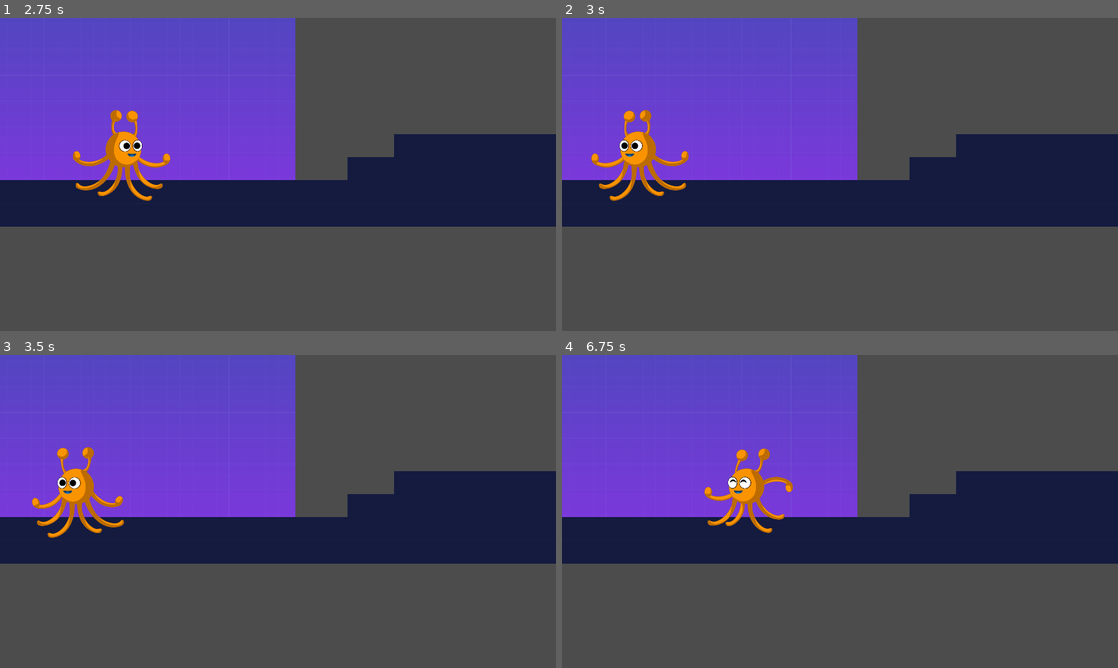
Above: before the commit, frames 1-4 (two rows, left to right).
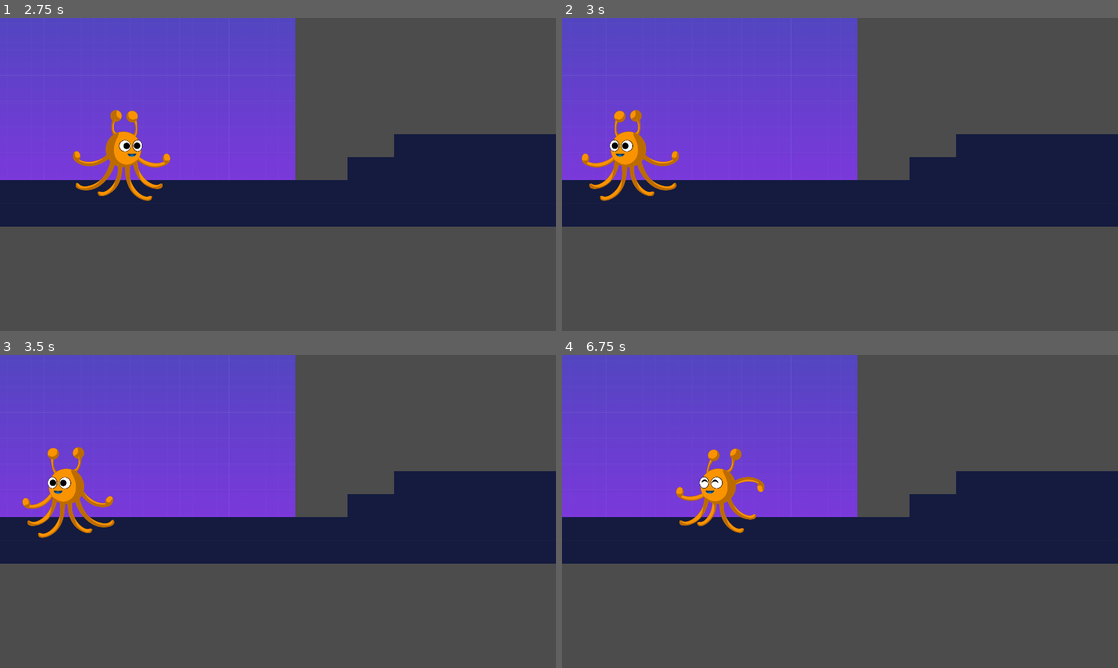
Above: after the commit, the same moments.

Repository: kigari94/IAS
Game: Godot game, scene res://src/Levels/Level01.tscn
Same seed, same stepped clock (60 frames per second), same inputs: the game is played once before the commit and once after it. This scene is started directly instead of the project's main scene.
Inputs:
- Up to frame 1 (2.75 s): hold W (jump) 0.53-1.28 s; hold D (move_right) 0.53-2.03 s; tap Space (attack) at 1.35 s; tap W (jump) at 1.52, 1.55, 1.82, 2.3 s; hold A (move_left) from 2.03 s (still down); hold Keypad Enter (attack_p2) from 2.03 s (still down)
- Up to frame 2 (3 s): release A (move_left) at 2.78 s; release Keypad Enter (attack_p2) at 2.78 s; hold D (move_right) from 2.78 s (still down); tap Left (move_left_p2) at 2.85 s
- Up to frame 3 (3.5 s): keep holding D (move_right); tap W (jump) at 3.02, 3.05, 3.32 s
- Up to frame 4 (6.75 s): tap Enter at 3.5 s; hold Right (move_right_p2) 3.53-4.28 s; tap W (jump) at 3.77, 3.8, 4.07, 4.35, 4.52, 4.82, 5.3, 6.02, 6.05, 6.32 s; release D (move_right) at 4.28 s; hold A (move_left) 4.28-5.03 s; hold D (move_right) 5.03-5.78 s; hold Space (attack) 5.03-5.78 s; hold A (move_left) from 5.78 s (still down); tap Keypad Enter (attack_p2) at 5.85 s; hold Left (move_left_p2) from 6.53 s (still down)

Frame 1 is identical in both runs. In frame 2, 2.0% of the frame differs, in the area x 3-23%, y 29-59%; in frame 3, 2.0%; in frame 4, 2.2%, in the area x 20-42%, y 29-57%.
Error before the commit: Attempt to call function 'get_position' in base 'null instance' on a null instance. (res://src/Actors/Player.gd:195)
Error after the commit: Attempt to call function 'get_position' in base 'null instance' on a null instance. (res://src/Actors/Player.gd:203)

Commit message:
added functions to player 2

Diff:
--- a/src/Actors/Player.gd
+++ b/src/Actors/Player.gd
@@ -100,16 +100,17 @@
 		punchSound.play()
 
 func _on_AnimationPlayer_animation_finished(anim_name):
-	print(anim_name)
+	#print(anim_name)
 	if anim_name == "Fight_Animation":
-		print("fight end")
+		#print("fight end")
 		player_weapon.queue_free()
 		_current_state = _STATES.IDLE
 	if anim_name == "Run_Animation":
-		print("run_end")
+		#print("run_end")
 		_current_state = _STATES.IDLE
 	if anim_name == "Idle_Animation":
-		print("Idle end")
+		pass
+		#print("Idle end")
 
 
 # Calculating a Vector2, from the user inputs, as direction value for the player
@@ -142,8 +143,12 @@
 	input_enabled = false
 	_current_state = _STATES.DEATH
 	$Timer.start()
-	main_camera.set_target(2)
-	PlayerData.playerOneActive = false
+	if name == "Player":
+		main_camera.set_target(2)
+		PlayerData.playerOneActive = false
+	elif name == "Player2":
+		main_camera.set_target(1)
+		PlayerData.playerOneActive = true
 	#TODO Death animation
 	animation.play("Death_Animation")
 	deathSound.play()
@@ -155,7 +160,10 @@
 #TODO: need to finde a way to calculate a good respawn position
 	var new_position = Vector2()
 	screen_position = main_camera.get_position()
-	new_position.x = screen_position.x - 6000
+	if name == "Player":
+		new_position.x = screen_position.x - 6000
+	elif name == "Player2":
+		new_position.x = screen_position.x + 6000
 	new_position.y = screen_position.y - 3000
 	return  new_position
 
@@ -171,12 +179,12 @@
 	if ray.get_collider() == null:
 		new_position.x += 1000
 		self.position = Vector2(new_position.x ,new_position.y)
-		print(abs(ray.get_collision_point().y - self.position.y))
+		#print(abs(ray.get_collision_point().y - self.position.y))
 	ray.force_raycast_update()
 	print("collision point: ",ray.get_collision_point().y," - player position: ",self.position.y)
 	while abs(ray.get_collision_point().y - self.position.y)  < 512:
 		ray.force_raycast_update()
-		print(abs(ray.get_collision_point().y - self.position.y))
+		#print(abs(ray.get_collision_point().y - self.position.y))
 		new_position.y += 128
 		self.position = Vector2(new_position.x ,new_position.y)
 	input_enabled = true
--- a/src/Actors/Player2.gd
+++ b/src/Actors/Player2.gd
@@ -2,6 +2,8 @@
 
 export var weapon_scene_path: = "res://src/Objects/Weapon.tscn"
 export(NodePath) var camera
+
+export var boost_speed = 3000
 
 var main_camera =  null
 var player_weapon = null
@@ -9,6 +11,7 @@
 var screen_position = null
 
 onready var animation = $AnimationPlayer
+onready var ray = $RayCastDown
 
 
 var jumpSound: AudioStreamPlayer
@@ -19,19 +22,23 @@
 func _ready() -> void:
 	# Sound init
 	jumpSound = AudioStreamPlayer.new()
+	jumpSound.bus = "Sounds"
 	add_child(jumpSound)
 	#jumpSound.stream = preload("res://assets/Sounds/pop.wav")
 	jumpSound.stream = preload("res://assets/Sounds/JUMP/cartoon-jump-6462.mp3")
 
 	punchSound = AudioStreamPlayer.new()
+	punchSound.bus = "Sounds"
 	add_child(punchSound)
 	punchSound.stream = preload("res://assets/Sounds/FIGHT/punch-2-37333.mp3")
 
 	deathSound = AudioStreamPlayer.new()
+	deathSound.bus = "Sounds"
 	add_child(deathSound)
 	deathSound.stream = preload("res://assets/Sounds/TRAPS/negative_beeps-6008.mp3")
 
 	respawnSound = AudioStreamPlayer.new()
+	respawnSound.bus = "Sounds"
 	add_child(respawnSound)
 	respawnSound.stream = preload("res://assets/Sounds/JUMP/dramatic-sound-effect-01-144470_RESPAWN.mp3")
 
@@ -44,6 +51,7 @@
 
 # Godot function that handels physics calculations, it is called every frame
 func _physics_process(_delta: float) -> void:
+	death_out_of_screen()
 	var is_jump_interrupted: = Input.is_action_just_released("jump_p2") and _velocity.y < 0.0
 	var direction: = get_direction()
 	facing_direction(direction.x)
@@ -54,7 +62,7 @@
 	if direction == Vector2(0,0) and _current_state != _STATES.ATTACK and _current_state != _STATES.DEATH:
 		_current_state = _STATES.IDLE
 
-	if _current_state == _STATES.IDLE  and self.is_on_floor():
+	if _current_state == _STATES.IDLE and self.is_on_floor():
 		animation.play("Idle_Animation")
 
 	# Jump Animation + play jump sound
@@ -64,11 +72,19 @@
 
 
 	# Run Animation
-	if ((direction.x < 0 or direction.x > 0) and _current_state != _STATES.ATTACK and self.is_on_floor()):
+	if ((direction.x < 0 or direction.x > 0) and _current_state != _STATES.ATTACK and _current_state != _STATES.DEATH and self.is_on_floor()):
 		#print("run")
 		_current_state = _STATES.MOVE
 		animation.play("Run_Animation")
 
+	# Higher run speed as hunter
+	if PlayerData.playerOneActive == true:
+		speed.x = boost_speed
+	else:
+		speed.x = 3000
+
+	# Raycast for Ground detection
+	#print(ray.is_colliding()," Point: ", ray.get_collision_point(),"Normal: ", ray.get_collision_normal(), " Collider: ", ray.get_collider())
 
 
 func _input(event: InputEvent) -> void:
@@ -84,16 +100,17 @@
 		punchSound.play()
 
 func _on_AnimationPlayer_animation_finished(anim_name):
-	print(anim_name)
+	#print(anim_name)
 	if anim_name == "Fight_Animation":
-		print("fight end")
+		#print("fight end")
 		player_weapon.queue_free()
 		_current_state = _STATES.IDLE
 	if anim_name == "Run_Animation":
-		print("run_end")
+		#print("run_end")
 		_current_state = _STATES.IDLE
 	if anim_name == "Idle_Animation":
-		print("Idle end")
+		pass
+		#print("Idle end")
 
 
 # Calculating a Vector2, from the user inputs, as direction value for the player
@@ -126,8 +143,12 @@
 	input_enabled = false
 	_current_state = _STATES.DEATH
 	$Timer.start()
-	main_camera.set_target(1)
-	PlayerData.playerOneActive = true
+	if name == "Player":
+		main_camera.set_target(2)
+		PlayerData.playerOneActive = false
+	elif name == "Player2":
+		main_camera.set_target(1)
+		PlayerData.playerOneActive = true
 	#TODO Death animation
 	animation.play("Death_Animation")
 	deathSound.play()
@@ -139,9 +160,11 @@
 #TODO: need to finde a way to calculate a good respawn position
 	var new_position = Vector2()
 	screen_position = main_camera.get_position()
-	new_position.x = screen_position.x + 6000
-	new_position.y = screen_position.y
-
+	if name == "Player":
+		new_position.x = screen_position.x - 6000
+	elif name == "Player2":
+		new_position.x = screen_position.x + 6000
+	new_position.y = screen_position.y - 3000
 	return  new_position
 
 func respawn() -> void :
@@ -149,19 +172,34 @@
 	# play respawn sound
 	var new_position = respawn_position()
 	respawnSound.play()
-	for y in range(3000,3030):
-		print(is_on_floor())
-		if is_on_floor() == false:
-			print("hello")
-			break
-		self.position = Vector2(new_position.x,-y)
+	self.position = Vector2(new_position.x ,new_position.y)
+	ray.force_raycast_update()
+	#print(ray.get_collider(), ray.get_collision_point())
+	print(ray.get_collision_point().y - self.position.y)
+	if ray.get_collider() == null:
+		new_position.x += 1000
+		self.position = Vector2(new_position.x ,new_position.y)
+		#print(abs(ray.get_collision_point().y - self.position.y))
+	ray.force_raycast_update()
+	print("collision point: ",ray.get_collision_point().y," - player position: ",self.position.y)
+	while abs(ray.get_collision_point().y - self.position.y)  < 512:
+		ray.force_raycast_update()
+		#print(abs(ray.get_collision_point().y - self.position.y))
+		new_position.y += 128
+		self.position = Vector2(new_position.x ,new_position.y)
 	input_enabled = true
 	_current_state = _STATES.IDLE
 
+
 func facing_direction(direction: float) -> void:
-	if direction > 0.0:
+	if direction > 0.0 and input_enabled:
 		#$WeaponSpawnLocation.scale.x = 1.0
 		self.scale.x = self.scale.y * 1
-	elif direction < 0.0:
+	elif direction < 0.0 and input_enabled:
 		#$WeaponSpawnLocation.scale.x = -1.0
 		self.scale.x = self.scale.y * -1
+
+func death_out_of_screen() -> void:
+	screen_position = main_camera.get_position()
+	if screen_position.x + 7100 < self.get_position().x and _current_state != _STATES.DEATH:
+		die()
--- a/src/Actors/Player2.tscn
+++ b/src/Actors/Player2.tscn
@@ -162,6 +162,14 @@
 hframes = 5
 vframes = 5
 
+[node name="RayCastDown" type="RayCast2D" parent="."]
+position = Vector2( -1, -57 )
+scale = Vector2( 1.00317, 1 )
+enabled = true
+cast_to = Vector2( 0, 3000 )
+collision_mask = 4
+collide_with_areas = true
+
 [connection signal="area_entered" from="DangerDetector" to="." method="_on_DangerDetector_area_entered"]
 [connection signal="timeout" from="Timer" to="." method="_on_Timer_timeout"]
 [connection signal="animation_finished" from="AnimationPlayer" to="." method="_on_AnimationPlayer_animation_finished"]
--- a/src/Levels/DemoLevel.tscn
+++ b/src/Levels/DemoLevel.tscn
@@ -48,6 +48,7 @@
 speed = Vector2( 3000, 7000 )
 gravity = 15000.0
 camera = NodePath("../MainCamera")
+boost_speed = 4000
 
 [node name="Player" parent="." instance=ExtResource( 2 )]
 position = Vector2( -1735, 61 )
